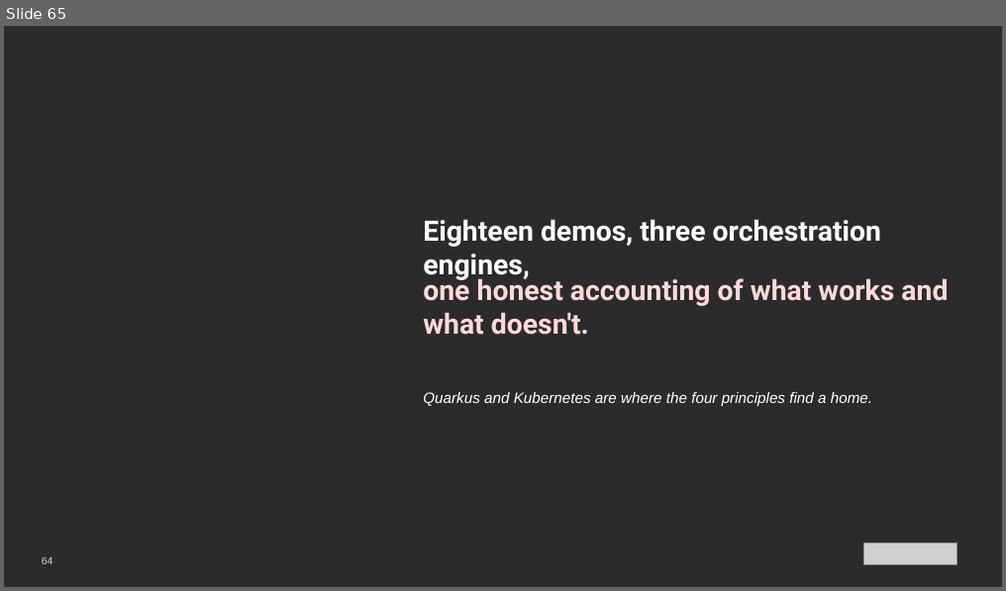
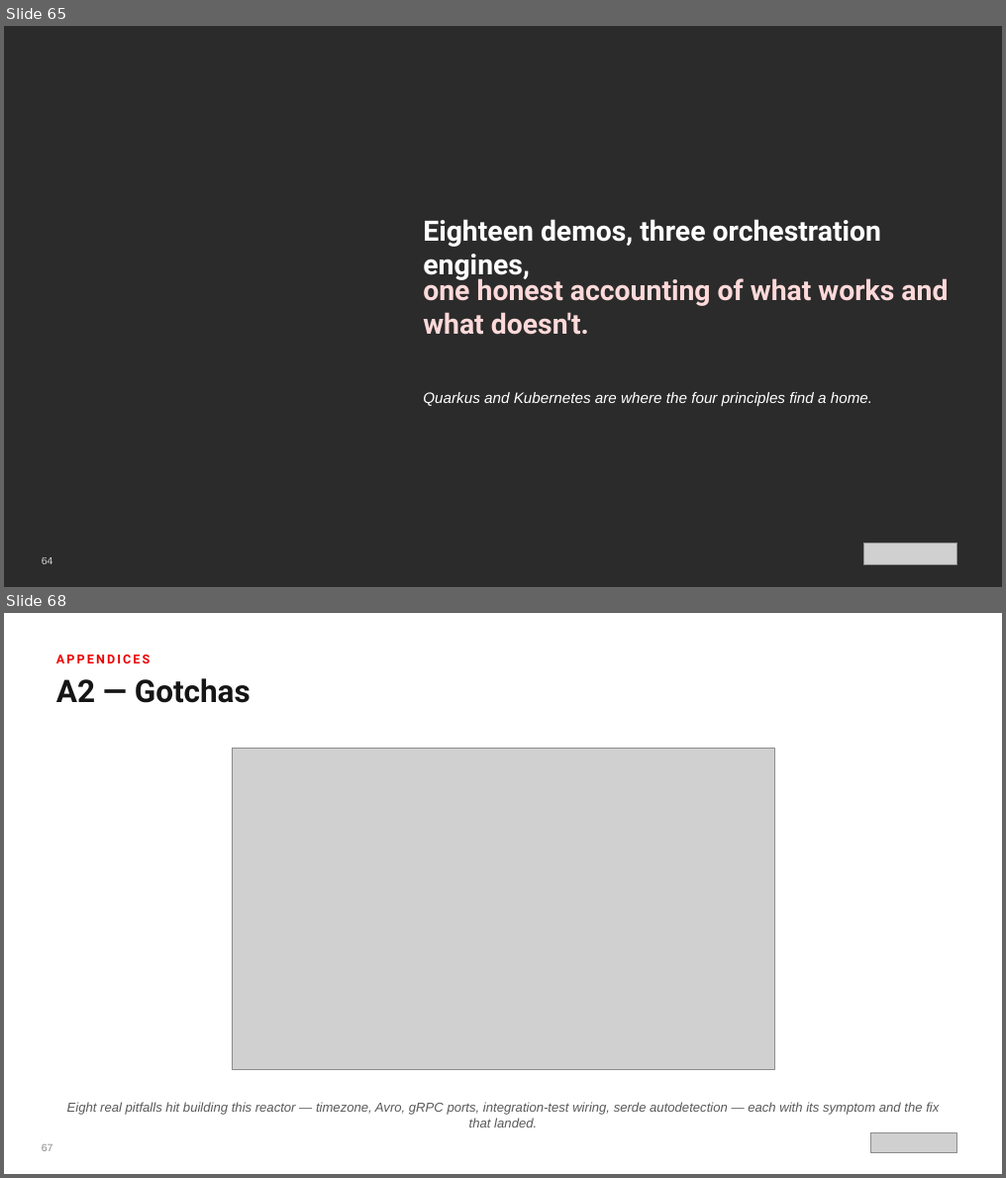
Before and after one commit to patterncatalyst/datamesh-reference-arch-quarkus, a slide deck: presentation/datamesh-201/Datamesh-201-Quarkus-r1.0.pptx. Shown one above the other, each under a label of ours: slide 65 before the commit, slides 65 and 68 after it; the slides between them are not shown. The pictures are 1006x591 and 1006x1178 pixels, drawn with LibreOffice and Linux fonts; fonts in the diff are those of the drawing; grey boxes stand for pictures; background and template pictures are left out; a plain dark background stands for a picture behind light text. Boxes give left, top, right and bottom in pixels: in the first picture for what was removed or moved away, otherwise in the second. Text is boxed around its words. In the diff, an @@ line names an element or a change of style, - is before the commit and + after.

Commit message:
docs: add Appendices part — six deep-dive chapters, diagrams, and 201-deck section (#21)
* docs(site): add Appendices part with six deep-dive chapters

New Part 5 (Appendices) and six chapters (markers 16-21):
websocket scaling with Kafka fan-out, gotchas, agentic
recommendations, testing detail, in-memory vs Kafka messaging,
and the three orchestration engines compared. Diagrams and
00-index wiring follow in subsequent commits.

* feat(diagrams): six appendix figures

Add paired SVG + Excalidraw figures for the Appendices part:
websocket Kafka fan-out, gotchas grid, the plan/execute/validate
relay, the test pyramid, in-memory vs Kafka, and the three-engine
comparison table. Generated by scripts/make-quarkus-diagrams.js
(assets/diagrams 37 to 43).

* docs(site): wire Appendices into the index and chapter counts

Add the Part 5 section with links to chapters 16-21, add Part 5 to
the organization overview, and bump the chapter/part counts to
twenty-one chapters across six parts (00-index and README).

* docs(deck): add Appendices section to the 201 deck

New '11 · Appendices' divider plus six diagram slides (A1-A6)
reusing the six new figures, inserted before the reference
appendix. Agenda updated to thirteen sections; deck rebuilt.

* docs(site): fix stale part count in index meta description

```diff
--- a/presentation/datamesh-201/Datamesh-201-Quarkus-r1.0.pptx
+++ b/presentation/datamesh-201/Datamesh-201-Quarkus-r1.0.pptx
@@ slide 68 added at <box>4,613,1002,1174</box>, background #FFFFFF @@
@@ text added at <box>56,655,151,663</box>, 12 pt, text #EE0000, bold @@
+APPENDICES
@@ text added at <box>56,678,251,703</box>, 30 pt, text #151515, bold @@
+A2 — Gotchas
@@ picture added at <box>232,748,774,1069</box> @@
@@ text added at <box>67,1102,939,1128</box>, 12.5 pt, text #5A5A5A, italic @@
+Eight real pitfalls hit building this reactor — timezone, Avro, gRPC ports, integration-test wiring, serde autodetection — each with its symptom and the fix that landed.
@@ text added at <box>42,1145,54,1152</box>, 10 pt, text #8A8A8A @@
+67
@@ picture added at <box>871,1134,957,1154</box> @@
```
Also in this commit, not shown: 16 slides changed, 6 other slides added, 23 other files.
